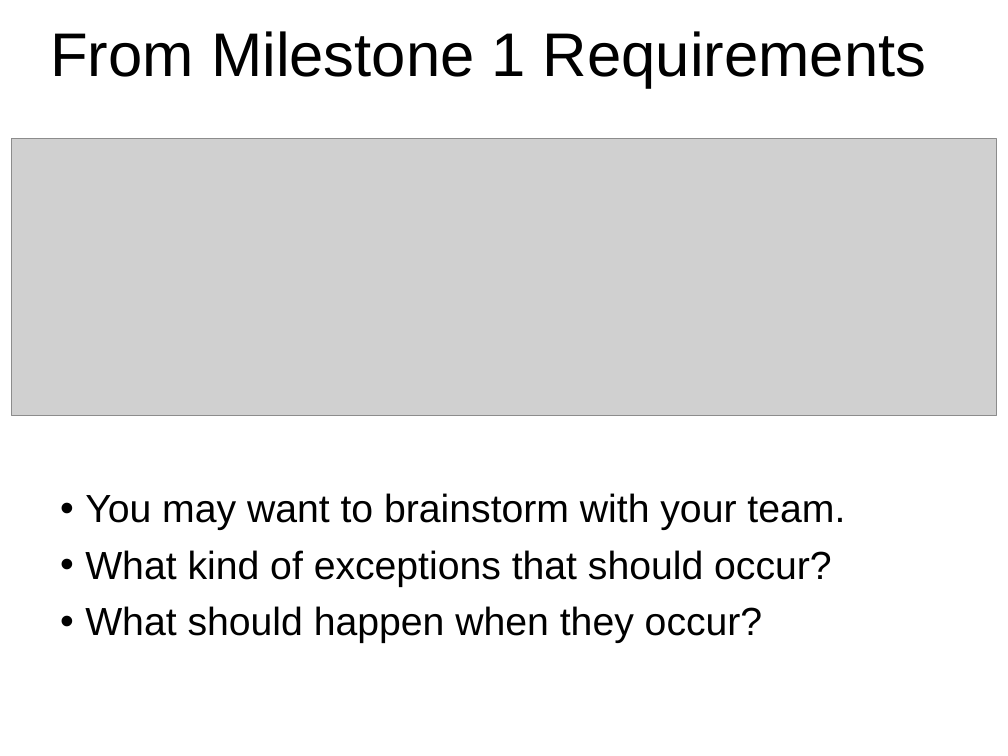
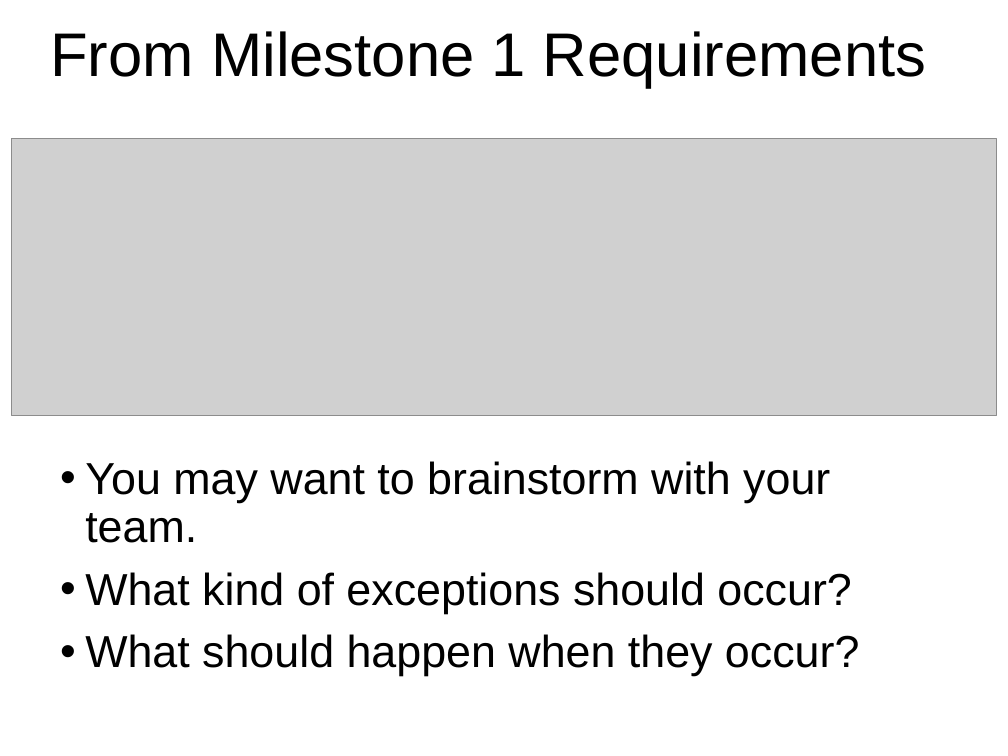
Before and after one commit to RHIT-CSSE/csse220, a slide deck: slide 14 of ClassMaterials/OOAndExceptions/Slides/Part3-ExceptionHandling.pptx (slide 13 before the commit). Drawn at 1008x756 pixels with LibreOffice and Linux fonts; fonts in the diff are those of the drawing; grey boxes stand for pictures. Boxes give left, top, right and bottom in pixels: in the first picture for what was removed or moved away, otherwise in the second. Text is boxed around its words. In the diff, an @@ line names an element or a change of style, - is before the commit and + after.

```diff
--- a/ClassMaterials/OOAndExceptions/Slides/Part3-ExceptionHandling.pptx
+++ b/ClassMaterials/OOAndExceptions/Slides/Part3-ExceptionHandling.pptx
@@ subtitle at (85,461,859,676): size 28 to 32 pt in "You may want to brainstorm with your ...", "What should happen when they occur?" @@
@@ subtitle at (85,572,851,614): text changed; size 28 to 32 pt @@
-• What kind of exceptions that should occur?
+• What kind of exceptions should occur?
```
Also in this commit, not shown: 2 other slides changed, 1 slide added, 4 other files.
